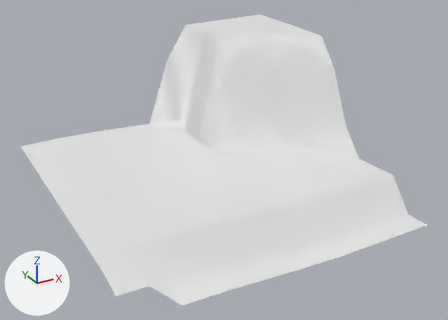
A saved change to the OBJ model models/areas/sprouthollow/grass_0_-2.obj.
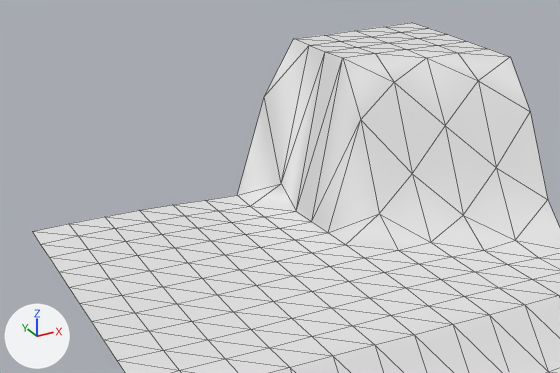
Each version appears first whole from a 50 mm camera at (-8.51, -3.91, 22.94) aimed at (12.67, 34.6, 3.68), and next in a close-up on the part from 0% to 79% of the width and 0% to 74% of the height. The lights are fixed; the arrows at lower left show +X, +Y and +Z. The older version's two pictures come first. The close-ups show mesh edges as thin lines. Where no turn or scale is listed for an object, it has been applied to the vertices. Vertices at exactly the same position are counted once.

Names of what the first close-up shows: 'grass_0_-2'.
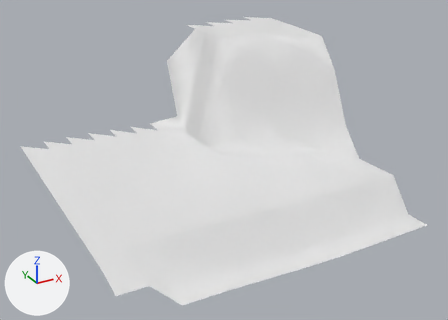
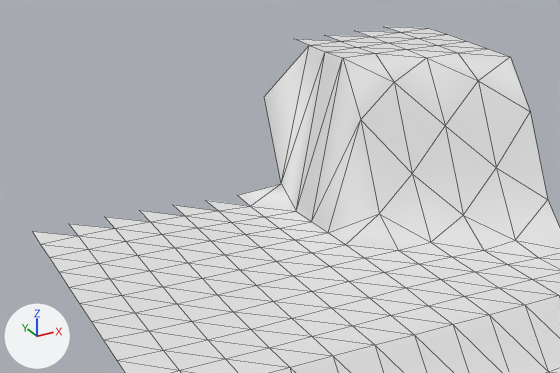
Changed parts and their boxes [x1, y1, x2, y2] in the close-ups (560 x 373 px):
```json
{"object": "grass_0_-2", "change": "reshaped", "before": [32, 23, 560, 373], "after": [32, 26, 560, 373]}
{"part": 1, "of": "me_grass_0__2", "change": "deleted", "before": [33, 23, 427, 236]}
```

Scene script edits in JSON lines:
```json
{"block": "me_grass_0__2", "where": "# used by ob_grass_0__2; location = (0.0, 0.0, 0.0)"}
{"op": "remove", "block": "me_grass_0__2", "code": "me_grass_0__2.from_pydata(...)  # 169 vertices, 288 faces; spans x 0.0..24.0, y 24.0..48.0, z -0.1..11.6"}
{"op": "add", "block": "me_grass_0__2", "code": "me_grass_0__2.from_pydata(...)  # 168 vertices, 276 faces; spans x 0.0..24.0, y 24.0..48.0, z -0.1..11.6"}
{"block": "me_grass_0__2", "change": "me_grass_0__2 part 1"}
{"block": "me_grass_0__2", "change": "1 vertex is removed from x 24.0, y 48.0, z 11.6"}
{"block": "me_grass_0__2", "change": "12 faces are deleted"}
```
